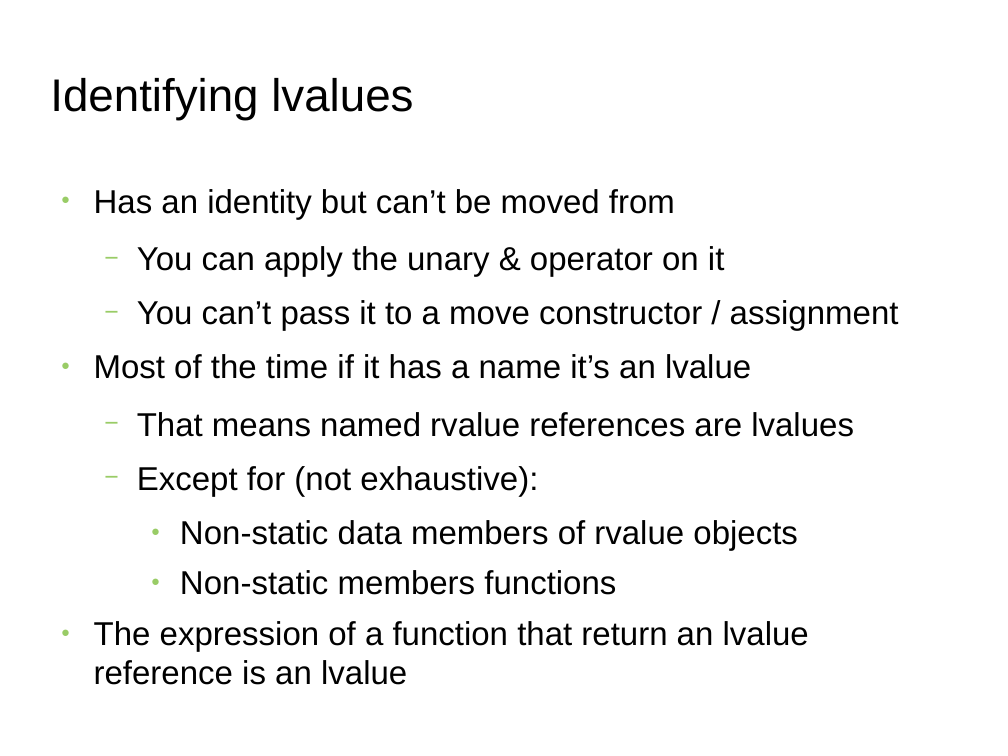
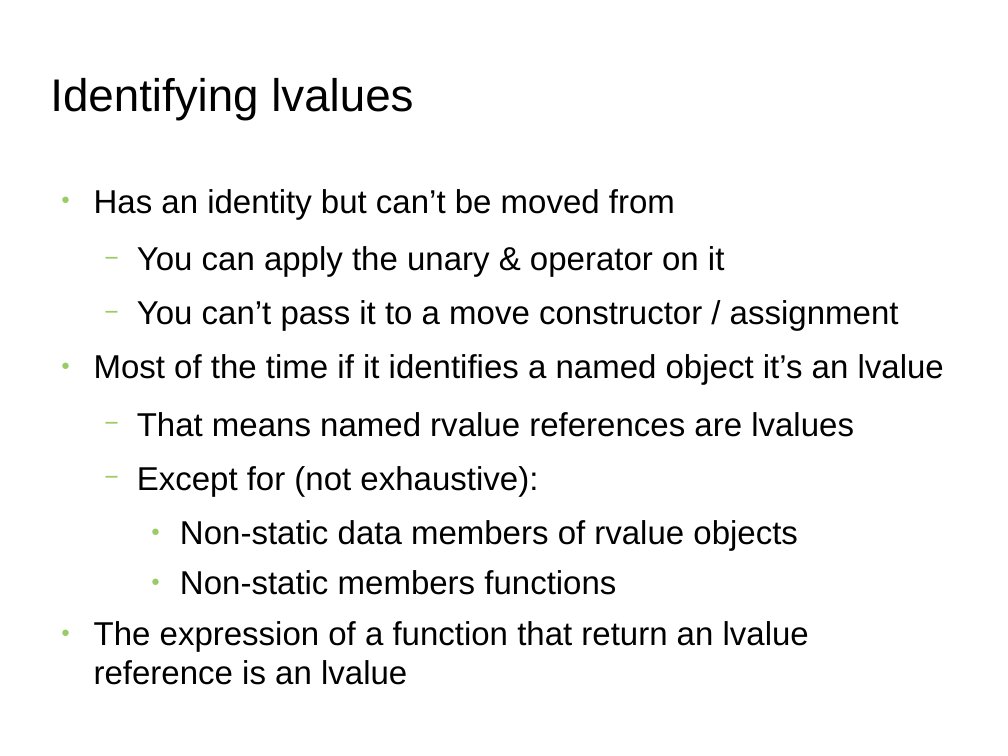
Before and after one commit to FranckRJ/CPP-trainings, a slide deck: slide 10 of traning-move.odp (slide 9 before the commit). Drawn at 1008x756 pixels with LibreOffice and Linux fonts; fonts in the diff are those of the drawing; background and template pictures are left out. Boxes give left, top, right and bottom in pixels: in the first picture for what was removed or moved away, otherwise in the second. Text is boxed around its words. In the diff, an @@ line names an element or a change of style, - is before the commit and + after.

```diff
--- a/traning-move.odp
+++ b/traning-move.odp
@@ text at [94, 354, 944, 385]: text changed @@
-● Most of the time if it has a name it’s an lvalue
+● Most of the time if it identifies a named object it’s an lvalue
```
Also in this commit, not shown: 7 other slides changed, 1 slide added.
